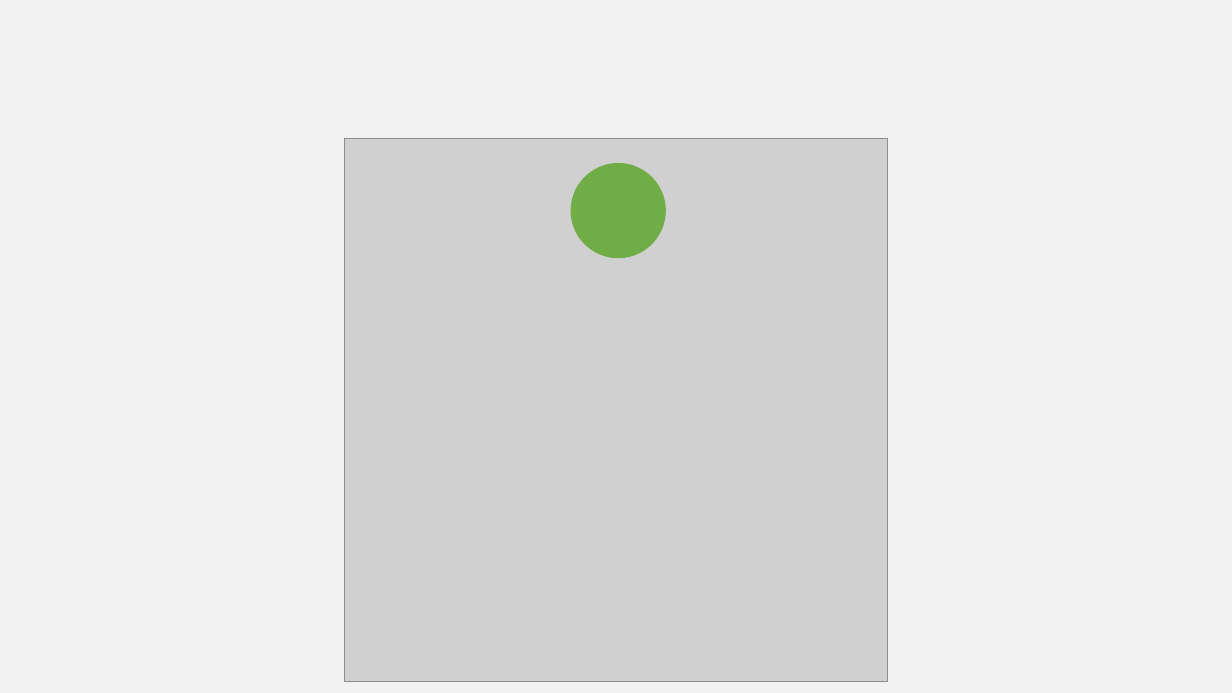
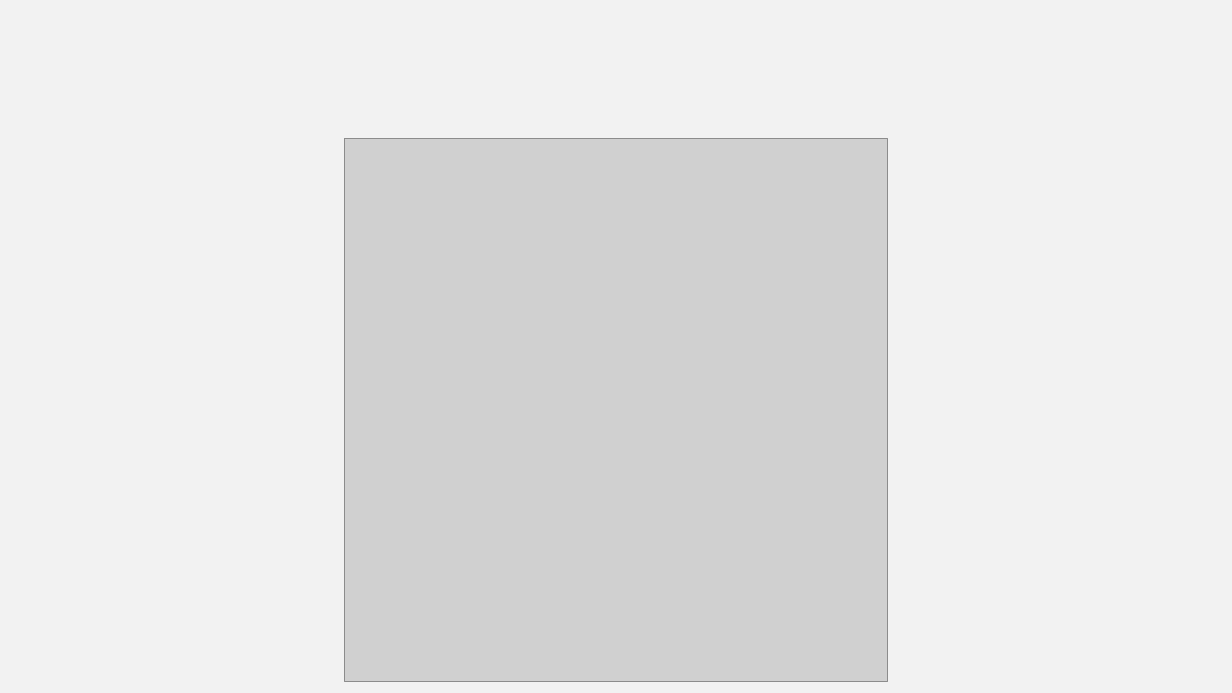
Before and after one commit to w3c/wot-cg, a slide deck: slide 10 of Tutorials/whatiswot/1.WoT/1.WOT.pptx (slide 11 before the commit). Drawn at 1232x693 pixels with LibreOffice and Linux fonts; fonts in the diff are those of the drawing; grey boxes stand for pictures; background and template pictures are left out. Boxes give left, top, right and bottom in pixels: in the first picture for what was removed or moved away, otherwise in the second. Text is boxed around its words. In the diff, an @@ line names an element or a change of style, - is before the commit and + after.

```diff
--- a/Tutorials/whatiswot/1.WoT/1.WOT.pptx
+++ b/Tutorials/whatiswot/1.WoT/1.WOT.pptx
@@ ellipse removed at (x1=571, y1=163, x2=666, y2=258) @@
```
Also in this commit, not shown: 9 other slides changed, 2 slides added, 3 slides removed, 8 other files.
